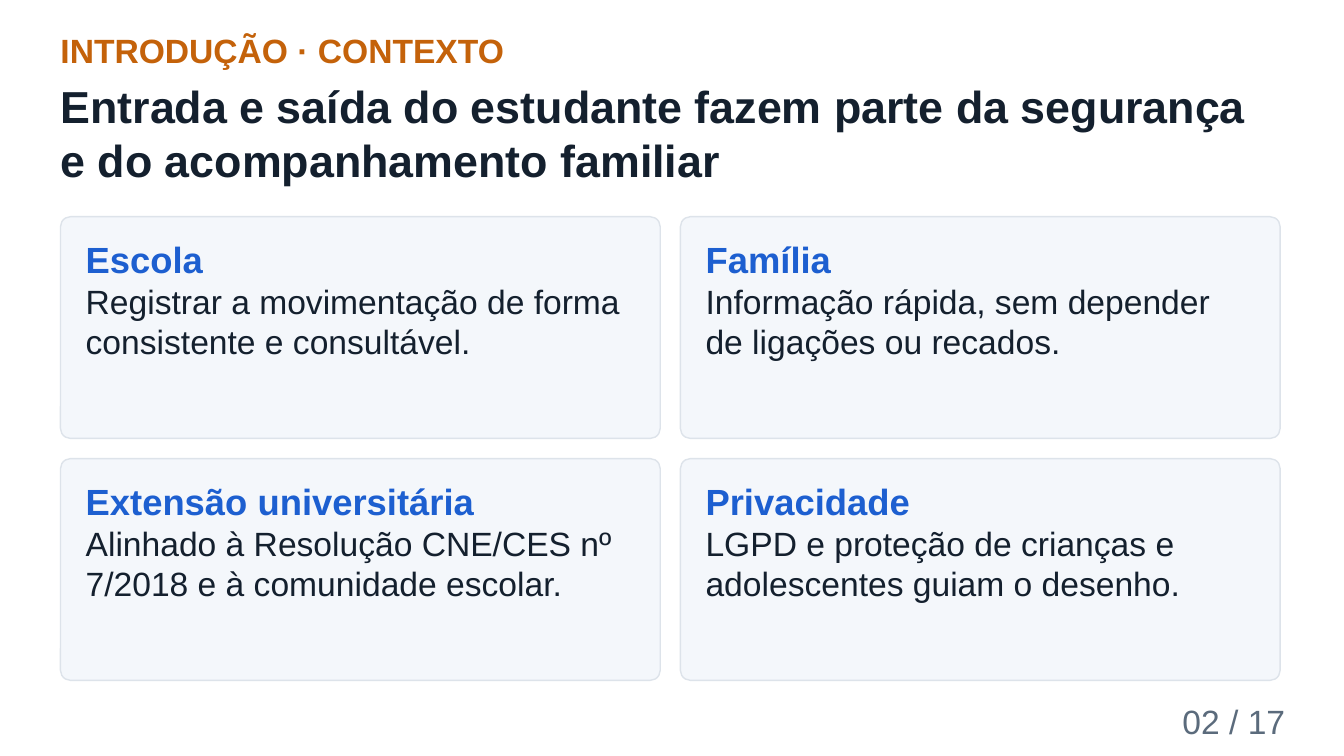
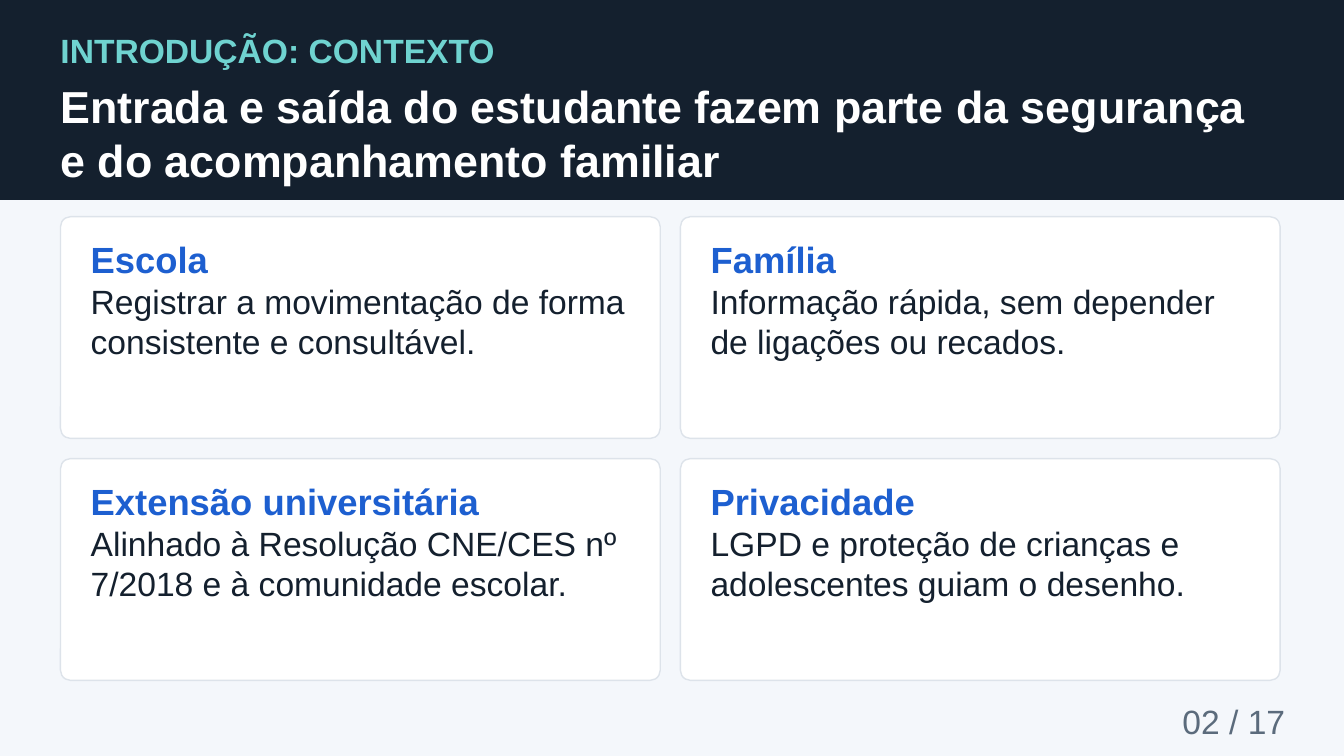
Before and after one commit to richaferreira/Safe_Student, a slide deck: slide 2 of slides/08_Apresentacao_Final_Safe_Student.pptx. Drawn at 1344x756 pixels with LibreOffice and Linux fonts; fonts in the diff are those of the drawing; background and template pictures are left out. Boxes give left, top, right and bottom in pixels: in the first picture for what was removed or moved away, otherwise in the second. Text is boxed around its words. In the diff, an @@ line names an element or a change of style, - is before the commit and + after.

```diff
--- a/slides/08_Apresentacao_Final_Safe_Student.pptx
+++ b/slides/08_Apresentacao_Final_Safe_Student.pptx
@@ background #FFFFFF to picture (left out) @@
@@ rectangle added at (0, 0, 1344, 200), fill #14202E, outline #14202E 1 pt @@
@@ text at (60, 36, 495, 70): text changed; text colour #C4620A to #6FD3D0 @@
-INTRODUÇÃO · CONTEXTO
+INTRODUÇÃO: CONTEXTO
@@ text "Entrada e saída do estudante ..." at (60, 90, 1245, 186): text colour #14202E to #FFFFFF @@
@@ text "Escola": place and size @@
-text "Escola" at (86, 246, 620, 355)
+text "Escola" at (91, 246, 625, 355)
@@ text "Família": place and size @@
-text "Família" at (706, 246, 1210, 361)
+text "Família" at (711, 246, 1215, 361)
@@ text "Extensão universitária": place and size @@
-text "Extensão universitária" at (86, 488, 611, 597)
+text "Extensão universitária" at (91, 488, 616, 597)
@@ fill #F4F7FB to #FFFFFF in 4 elements at (60, 217, 660, 439), (681, 217, 1280, 439), (60, 459, 660, 681), (681, 459, 1280, 681) @@
@@ text "Privacidade": place and size @@
-text "Privacidade" at (706, 488, 1180, 603)
+text "Privacidade" at (711, 488, 1185, 603)
```
Also in this commit, not shown: 16 other slides changed, 2 other files.
